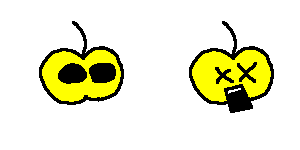
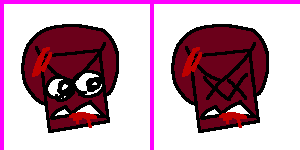
Two versions of the same layered image (300x150). Layer-by-layer changes:
hid "(optional) munch mouth" over <box>224,84,253,113</box>
hid "munch" over <box>39,21,274,105</box>
added layer "bloody john" above "john" over <box>21,24,269,133</box>
showed "grid" over <box>0,0,300,150</box>
